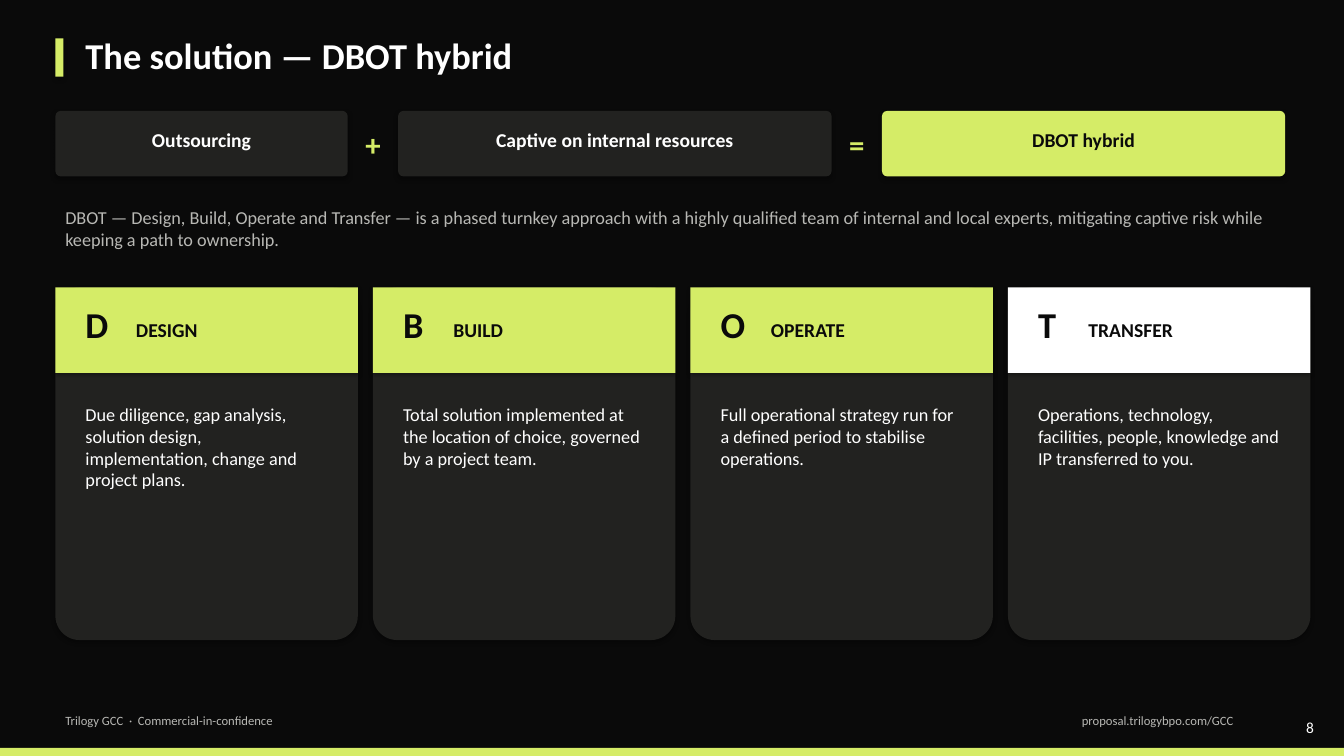
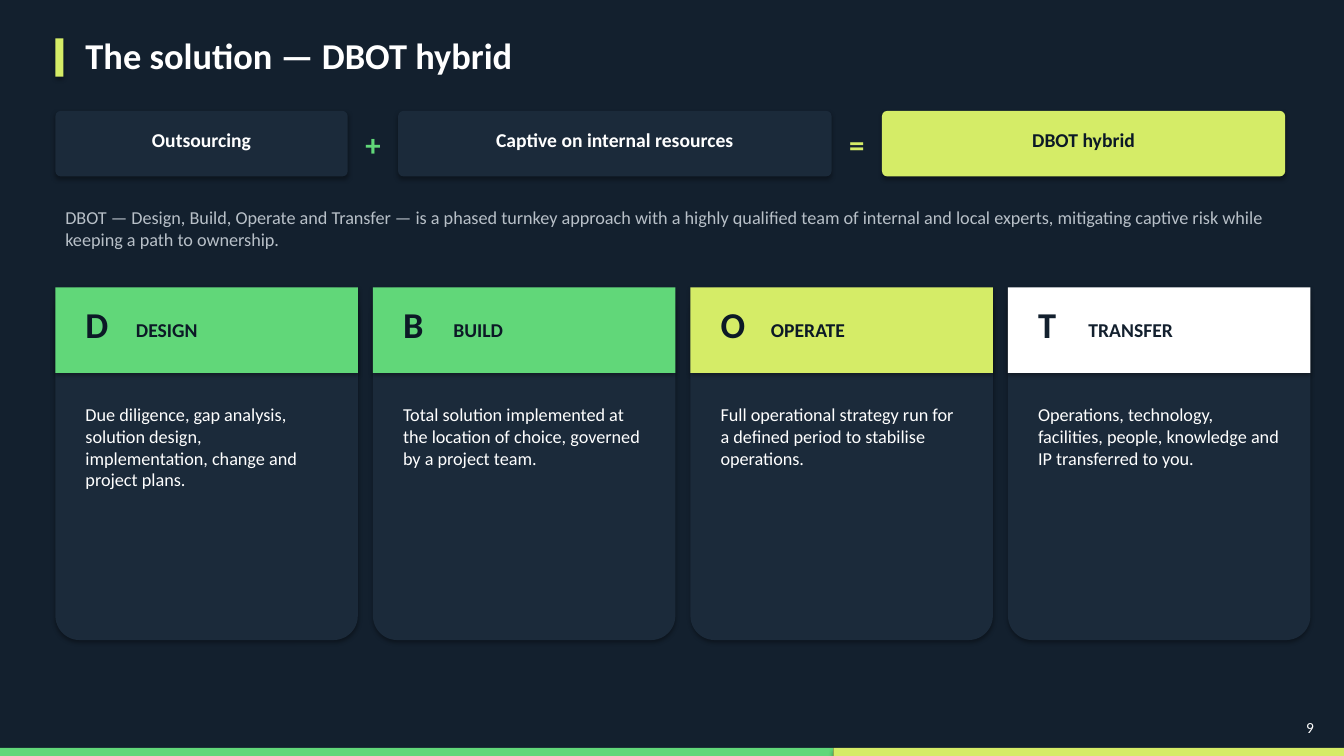
Before and after one commit to thegreatcornolio/Trilogy-RFP, a slide deck: slide 9 of GCC/Trilogy-GCC-Overview.pptx (slide 8 before the commit). Drawn at 1344x756 pixels with LibreOffice and Linux fonts; fonts in the diff are those of the drawing. Boxes give left, top, right and bottom in pixels: in the first picture for what was removed or moved away, otherwise in the second. Text is boxed around its words. In the diff, an @@ line names an element or a change of style, - is before the commit and + after.

```diff
--- a/GCC/Trilogy-GCC-Overview.pptx
+++ b/GCC/Trilogy-GCC-Overview.pptx
@@ rectangle at (0, 0, 1344, 756): fill #0A0A0A to #13202E @@
@@ fill #222220 to #1B2A3A in 6 elements at (398, 111, 832, 176), (55, 287, 358, 640), (373, 287, 676, 640), (691, 287, 993, 640), (1008, 287, 1311, 640), (55, 111, 348, 176) @@
@@ text "+" at (353, 121, 393, 166): text colour #D5EC67 to #61D779 @@
@@ text "DBOT — Design, Build, Operate ..." at (65, 211, 1262, 249): text colour #B8B8B4 to #B8C0C8 @@
@@ rectangle at (55, 287, 358, 373): fill #D5EC67 to #61D779 @@
@@ rectangle at (373, 287, 676, 373): fill #D5EC67 to #61D779 @@
@@ text "T" at (1038, 314, 1056, 338): text colour #0A0A0A to #13202E @@
@@ text colour #0A0A0A to #0C1926 in 7 elements at (1032, 133, 1135, 150), (85, 314, 108, 338), (136, 324, 198, 337), (403, 314, 423, 338), (453, 324, 503, 337), (721, 314, 746, 339), (771, 324, 845, 337) @@
@@ text "TRANSFER" at (1088, 324, 1172, 337): text colour #0A0A0A to #13202E @@
@@ text removed at (65, 716, 273, 727) @@
-Trilogy GCC · Commercial-in-confidence
@@ text removed at (1082, 716, 1233, 727) @@
-proposal.trilogybpo.com/GCC
@@ rectangle added at (0, 748, 834, 756), fill #61D779 @@
@@ rectangle: place and size @@
-rectangle at (0, 748, 1344, 756)
+rectangle at (834, 748, 1344, 756)
@@ text at (1306, 723, 1314, 733): text changed @@
-8
+9
```
Also in this commit, not shown: 15 other slides changed, 1 slide added, 9 other files.
